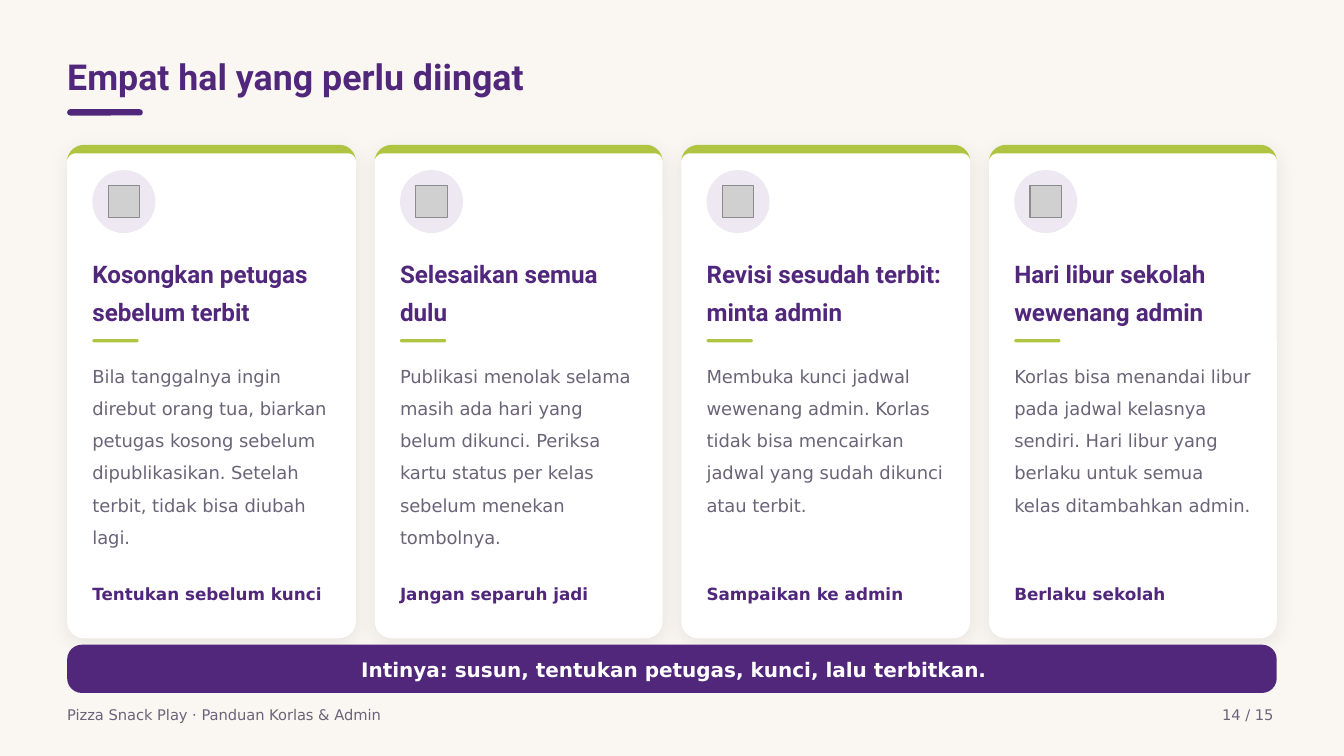
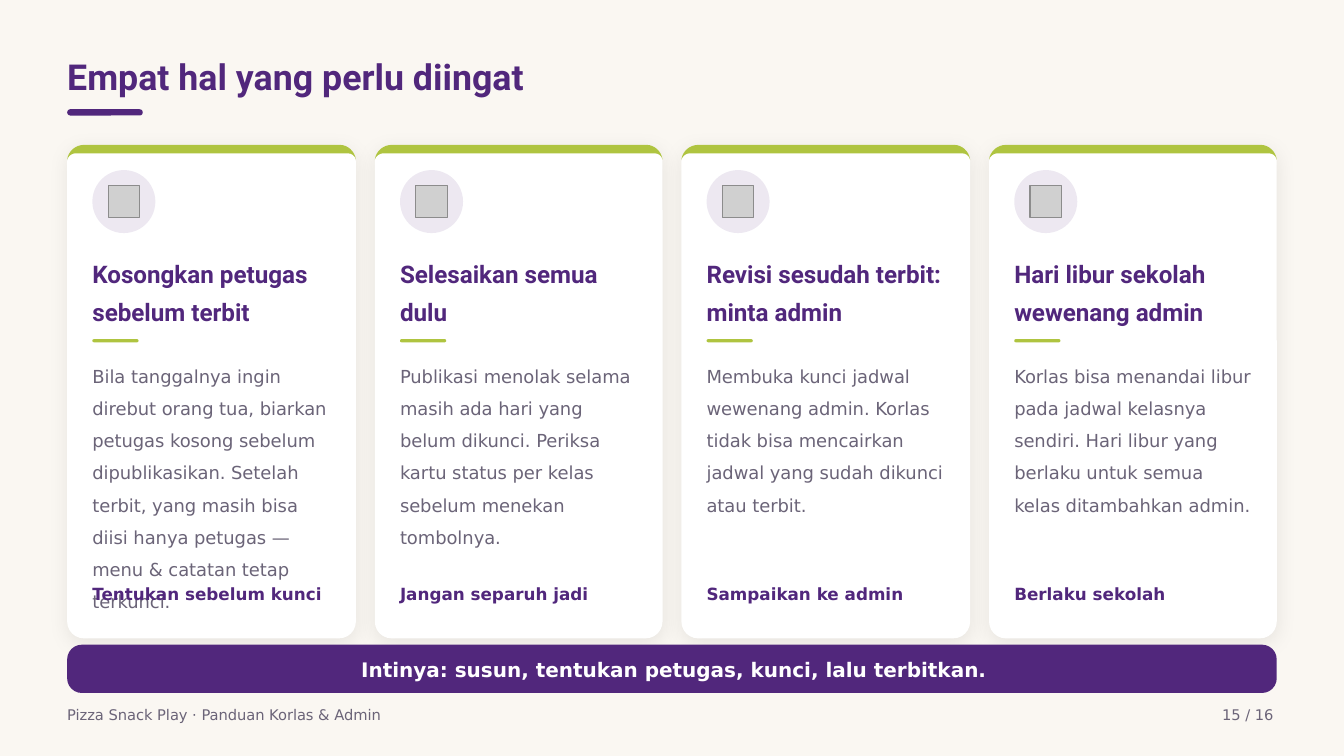
Before and after one commit to KU-JakartaTimur/pizza-snack-play, a slide deck: slide 15 of Panduan Korlas dan Admin Pizza Snack Play/Panduan Korlas dan Admin Pizza Snack Play.pptx (slide 14 before the commit). Drawn at 1344x756 pixels with LibreOffice and Linux fonts; fonts in the diff are those of the drawing; grey boxes stand for pictures. Boxes give left, top, right and bottom in pixels: in the first picture for what was removed or moved away, otherwise in the second. Text is boxed around its words. In the diff, an @@ line names an element or a change of style, - is before the commit and + after.

Commit message:
docs: sinkronkan dokumentasi ke v1.13 + dek Korlas & Admin 16 halaman
Dokumentasi tertinggal dari kode setelah modul laporan (b3a7636), pengecualian
petugas pada jadwal terbit (aeb51c3), dan ekspor Excel akun (f9cee36):

- PRD -> v1.13: fitur F12 Laporan Jadwal, endpoint GET /laporan beserta tabel
  kode gagal, alur 8.11 & 8.12, Phase 4f, dan AC58-AC64. F5 dikoreksi karena
  menyebut ekspor Excel sebagai rencana padahal sudah terimplementasi (jadwal
  dan akun); yang belum ada hanya PDF. AC38 diberi catatan pengecualian petugas
  supaya tidak bertentangan dengan AC62.
- UAT_Result.md -> bagian 8: regresi v1.13 dengan hasil yang benar-benar
  dijalankan (495 assertion hijau, check-laporan 14/14, check-petugas-terkunci
  9/9), plus catatan produksi.
- README: ekspor akun orang tua didokumentasikan, fase 10 "Laporan Jadwal"
  disisipkan, tautan PRD diperbarui.

Dek Korlas & Admin diperluas 15 -> 16 halaman. Halaman 14 baru membahas
Laporan piket, dan halaman 15 dikoreksi: kartu 1 sebelumnya menyatakan petugas
"tidak bisa diubah lagi" setelah jadwal terbit, padahal sejak v1.13 petugas
justru masih bisa diisi -- yang terkunci tetap menu dan catatan. Dek Orang Tua
sengaja dibiarkan: v1.13 tidak mengubah satu pun layar orang tua.

```diff
--- a/Panduan Korlas dan Admin Pizza Snack Play/Panduan Korlas dan Admin Pizza Snack Play.pptx
+++ b/Panduan Korlas dan Admin Pizza Snack Play/Panduan Korlas dan Admin Pizza Snack Play.pptx
@@ text at <box>92,369,327,608</box>: text changed @@
-Bila tanggalnya ingin direbut orang tua, biarkan petugas kosong sebelum dipublikasikan. Setelah terbit, tidak bisa diubah lagi.
+Bila tanggalnya ingin direbut orang tua, biarkan petugas kosong sebelum dipublikasikan. Setelah terbit, yang masih bisa diisi hanya petugas — menu & catatan tetap terkunci.
@@ text at <box>1222,709,1274,720</box>: text changed @@
-14 / 15
+15 / 16
```
Also in this commit, not shown: 9 other slides changed, 1 slide added, 17 other files.
